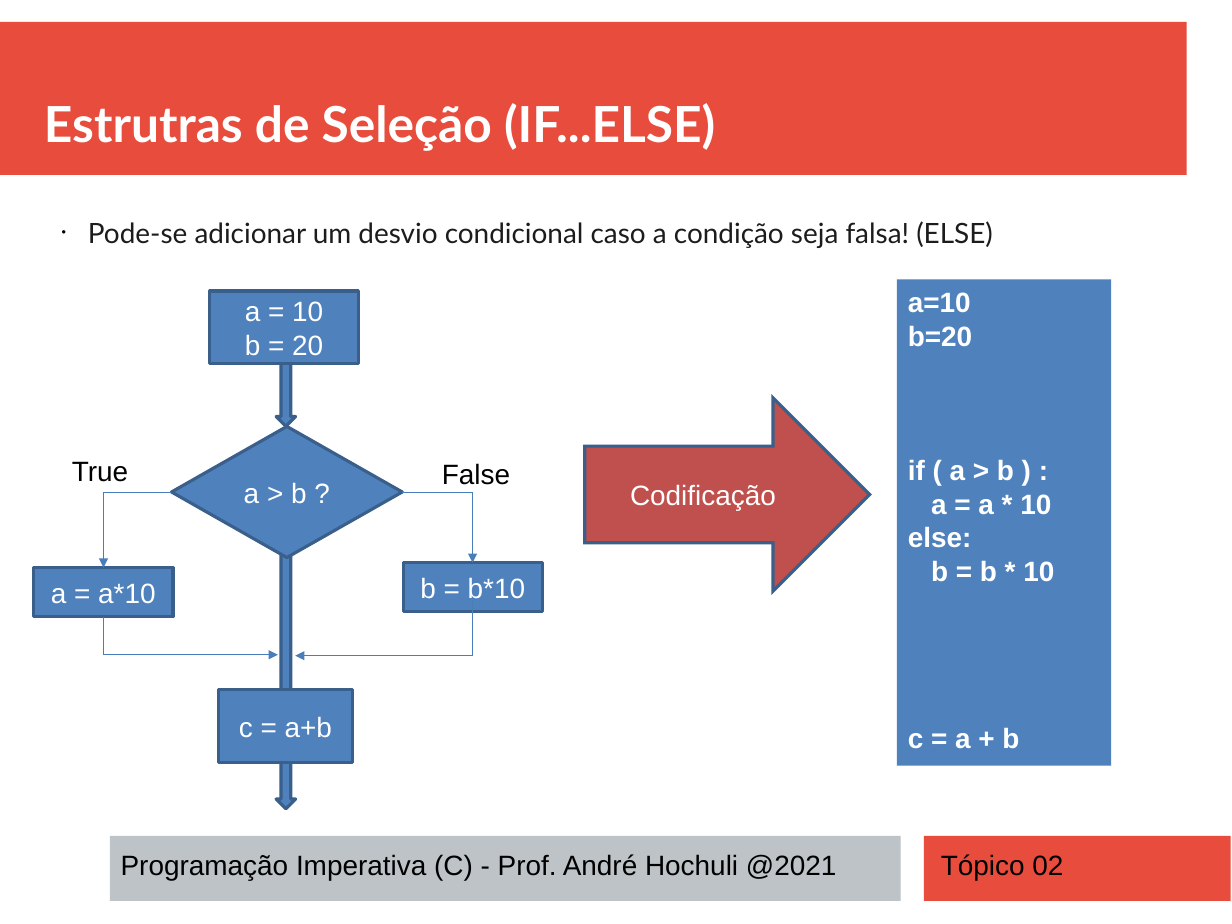
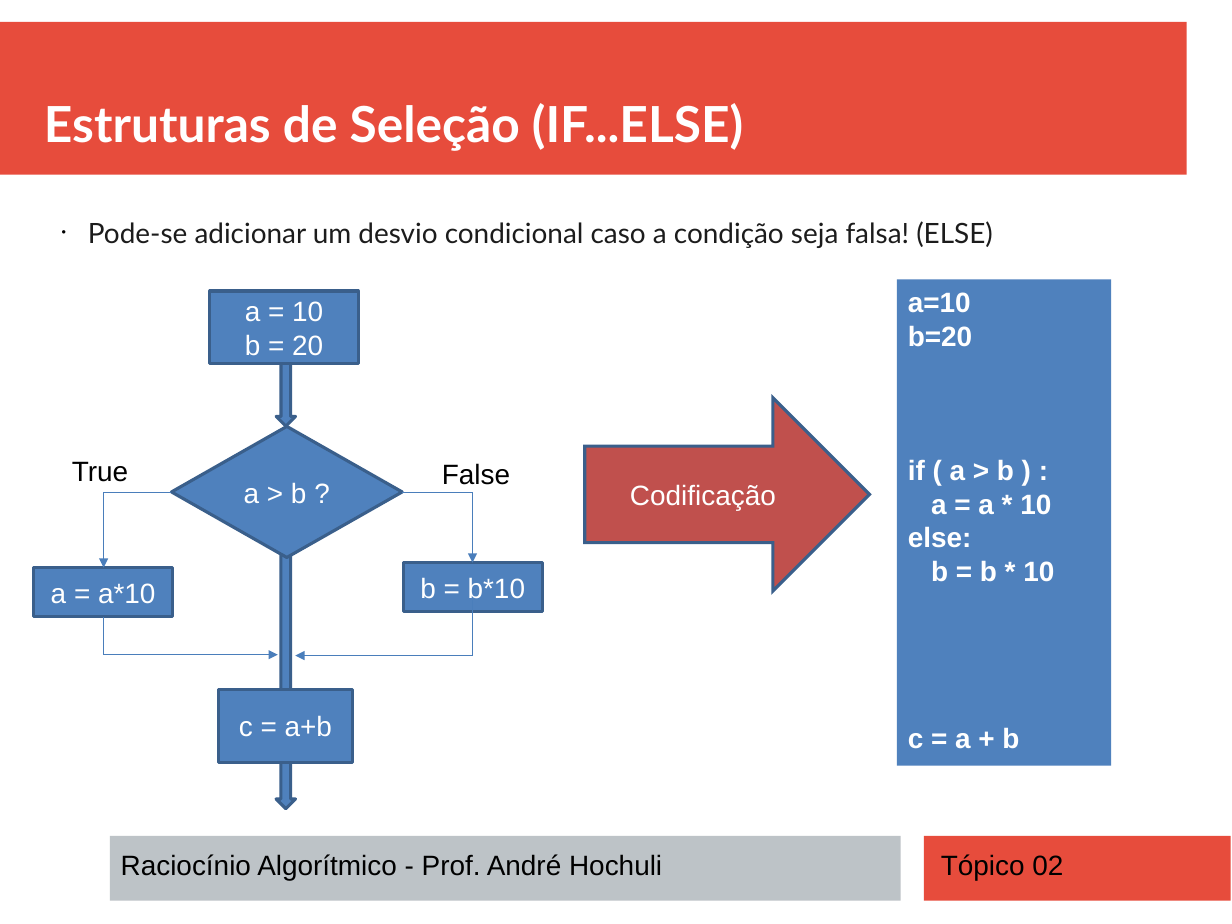
Before and after one commit to andrehochuli/teaching, a slide deck: slide 15 of RaciocinioAlgoritmico/Tópico 02 - Estruturas de Seleção (IF)/Tópico 02 - Estruturas de Seleção (IF).pptx (slide 14 before the commit). Drawn at 1232x924 pixels with LibreOffice and Linux fonts; fonts in the diff are those of the drawing. Boxes give left, top, right and bottom in pixels: in the first picture for what was removed or moved away, otherwise in the second. Text is boxed around its words. In the diff, an @@ line names an element or a change of style, - is before the commit and + after.

```diff
--- a/RaciocinioAlgoritmico/Tópico 02 - Estruturas de Seleção (IF)/Tópico 02 - Estruturas de Seleção (IF).pptx
+++ b/RaciocinioAlgoritmico/Tópico 02 - Estruturas de Seleção (IF)/Tópico 02 - Estruturas de Seleção (IF).pptx
@@ text at [44, 103, 743, 151]: text changed @@
-Estrutras de Seleção (IF...ELSE)
+Estruturas de Seleção (IF...ELSE)
@@ text at [121, 854, 662, 880]: text changed @@
-Programação Imperativa (C) - Prof. André Hochuli @2021
+Raciocínio Algorítmico - Prof. André Hochuli
```
Also in this commit, not shown: 6 other slides changed, 1 slide added, 5 other files.
